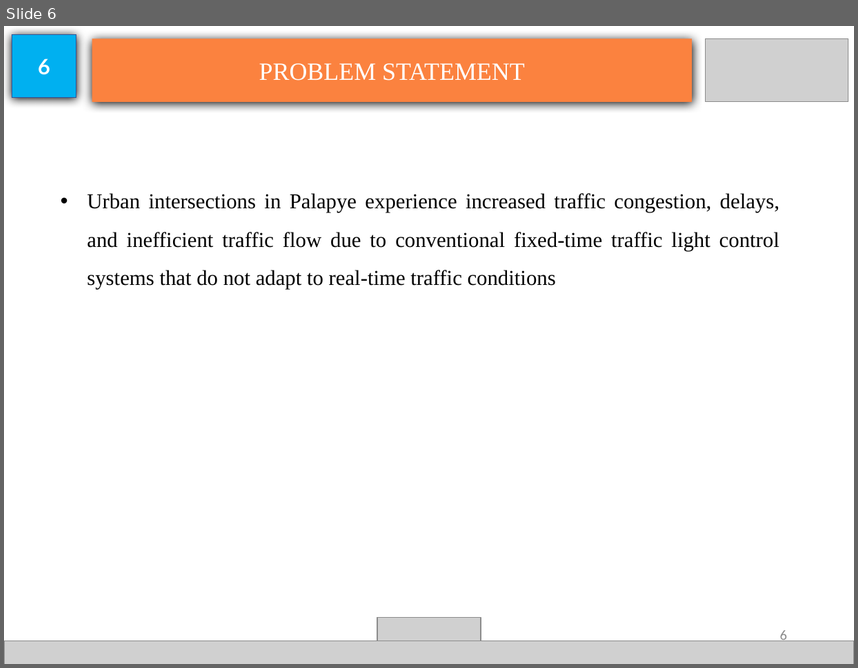
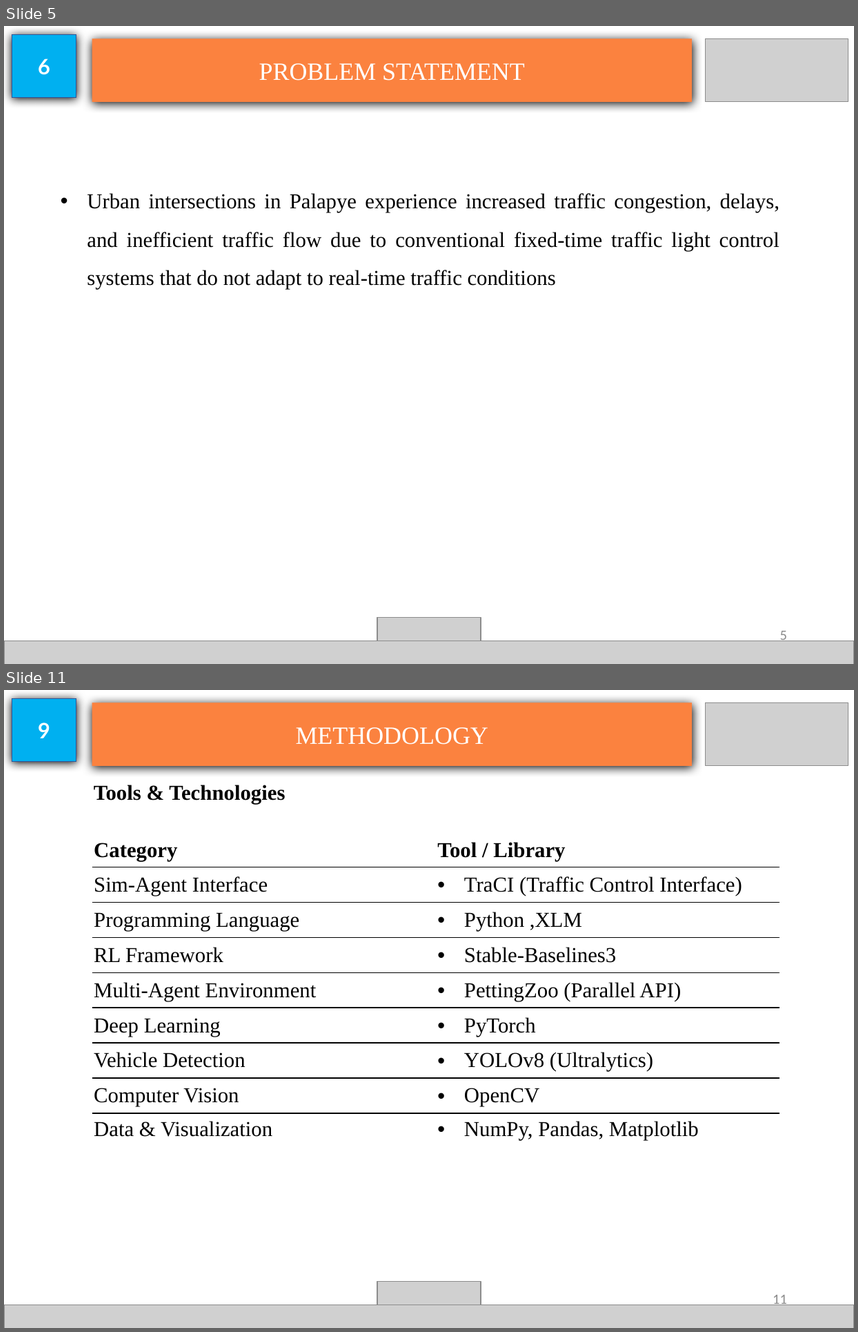
Before and after one commit to geranimoekia/Multi-Agent-Deep-Reinforcement-Learning-for-Adaptive-Traffic-Signal-Control-Palapye-A1-Corridor, a slide deck: docs/presentations/TSOTLHE SEIPHEPI FYP.pptx. Shown one above the other, each under a label of ours: slide 6 before the commit, slides 5 and 11 after it; the slides between them are not shown. The pictures are 858x668 and 858x1332 pixels, drawn with LibreOffice and Linux fonts; fonts in the diff are those of the drawing; grey boxes stand for pictures. Boxes give left, top, right and bottom in pixels: in the first picture for what was removed or moved away, otherwise in the second. Text is boxed around its words. In the diff, an @@ line names an element or a change of style, - is before the commit and + after.

```diff
--- a/docs/presentations/TSOTLHE SEIPHEPI FYP.pptx
+++ b/docs/presentations/TSOTLHE SEIPHEPI FYP.pptx
@@ slide 11 added at (4,690,854,1328), background #FFFFFF @@
@@ rectangle added at (12,698,76,761), fill #00B0F0, outline #2F5597 0.5 pt, 18 pt, text #FFFFFF, bold @@
+9
@@ rectangle added at (92,702,692,766), fill #FB823F, 21 pt, text #FFFFFF @@
+METHODOLOGY
@@ picture added at (705,702,848,766) @@
@@ text added at (94,785,285,804), 18 pt, text #000000, bold @@
+Tools & Technologies
@@ table added at (92,833,780,1145), 9 rows, 2 columns @@
+Category | Tool / Library
+Sim-Agent Interface | TraCI (Traffic Control Interface)
+Programming Language | Python ,XLM
+RL Framework | Stable-Baselines3
+Multi-Agent Environment | PettingZoo (Parallel API)
+Deep Learning | PyTorch
+Vehicle Detection | YOLOv8 (Ultralytics)
+Computer Vision | OpenCV
+Data & Visualization | NumPy, Pandas, Matplotlib
@@ picture added at (377,1281,481,1323) @@
@@ picture added at (4,1305,854,1328) @@
@@ page number added at (773,1294,787,1308), 12 pt, text #8C8C8C @@
+11
@@ what was slide 6 is now slide 5 @@
@@ page number at (780,630,787,641): text changed @@
-6
+5
```
Also in this commit, not shown: 8 slides changed, 16 other slides added, 6 slides removed, 2 other files.
